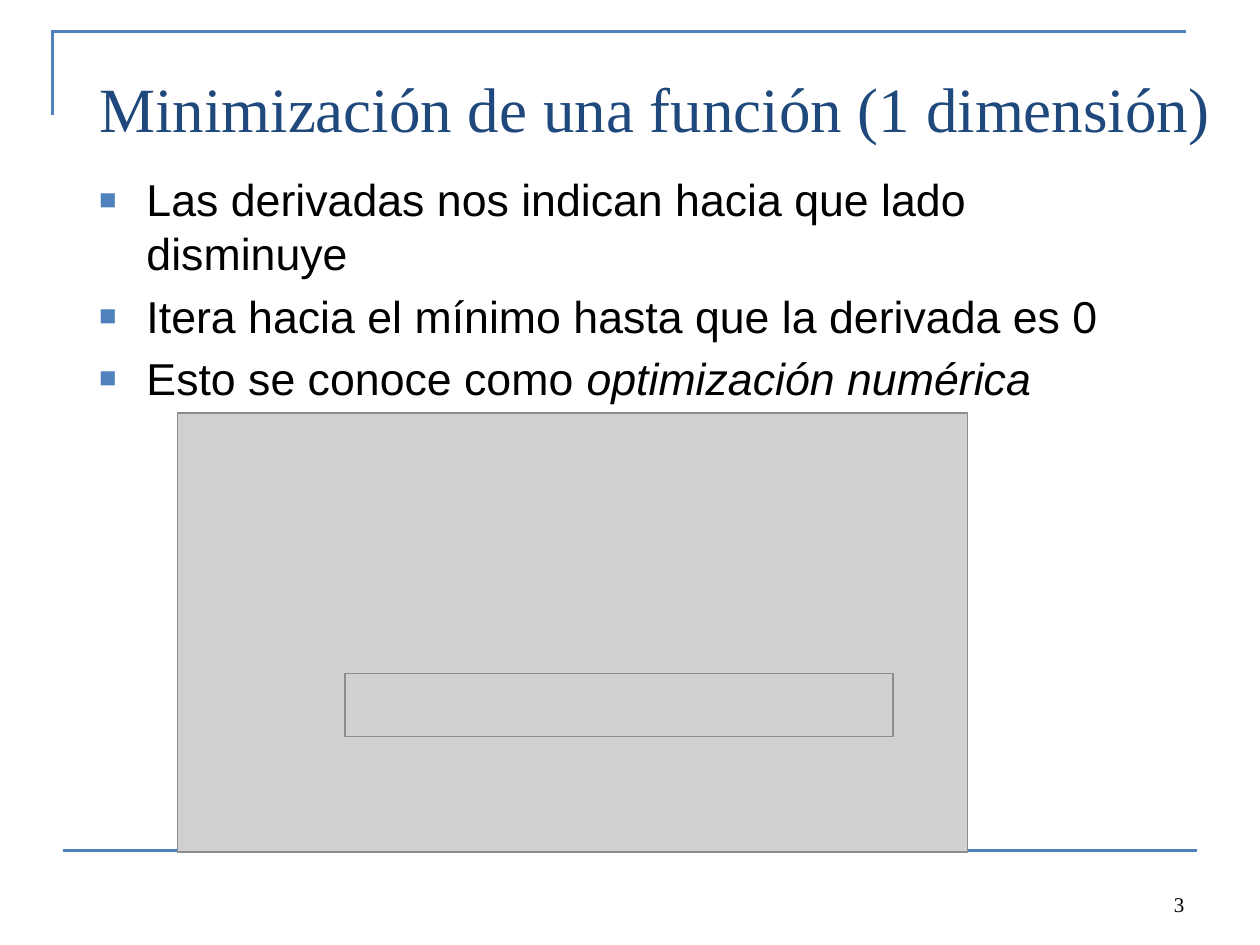
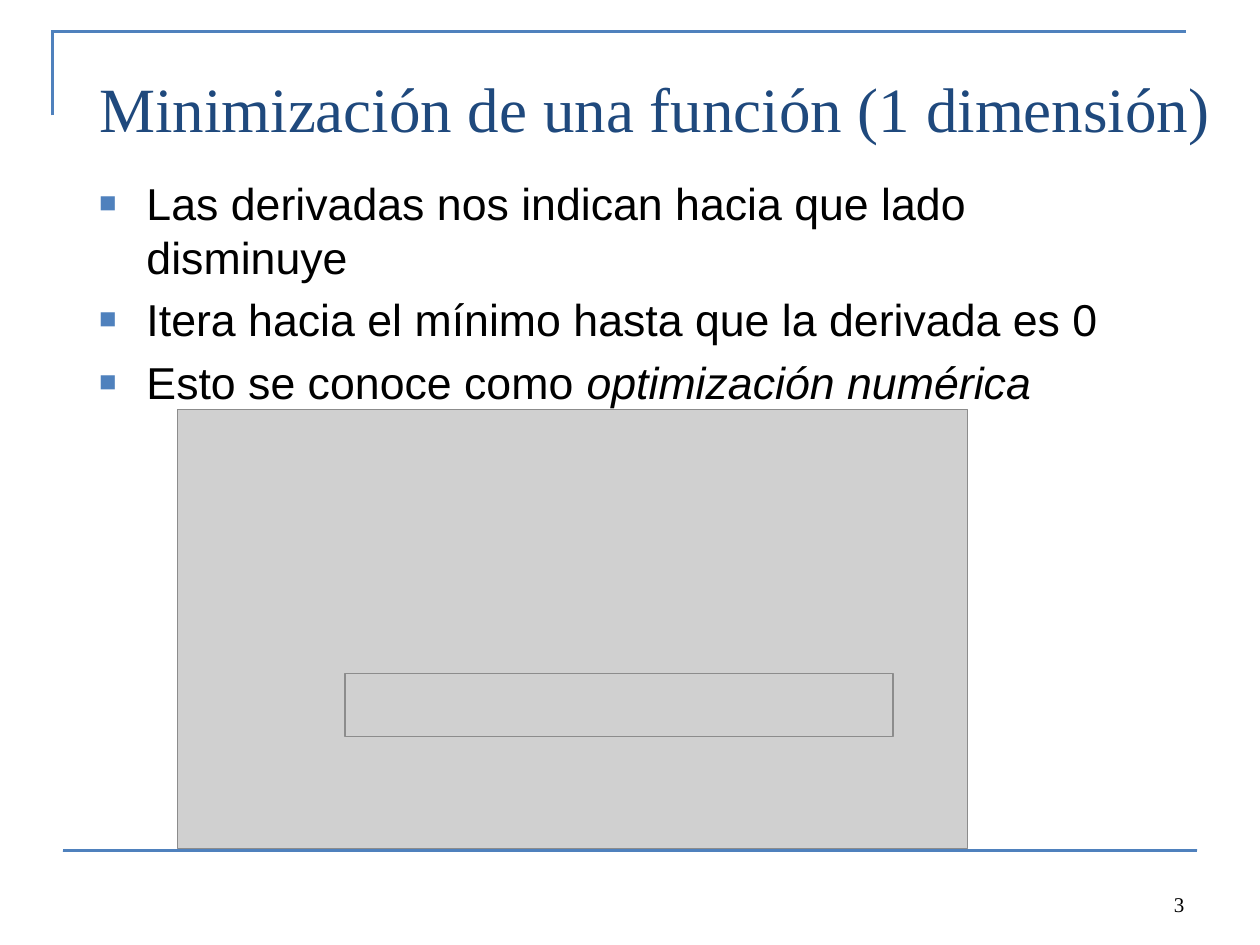
Before and after one commit to Cole-Monnahan-NOAA/tmb_workshop, a slide deck: slide 3 of day1/lecture1_optimization_spa.pptx. Drawn at 1260x945 pixels with LibreOffice and Linux fonts; fonts in the diff are those of the drawing; grey boxes stand for pictures. Boxes give left, top, right and bottom in pixels: in the first picture for what was removed or moved away, otherwise in the second. Text is boxed around its words. In the diff, an @@ line names an element or a change of style, - is before the commit and + after.

```diff
--- a/day1/lecture1_optimization_spa.pptx
+++ b/day1/lecture1_optimization_spa.pptx
@@ text "Las derivadas nos indican hacia ...": place and size @@
-text "Las derivadas nos indican hacia ..." at bbox=[146, 183, 1097, 404]
+text "Las derivadas nos indican hacia ..." at bbox=[146, 187, 1097, 408]
@@ picture: place and size @@
-picture at bbox=[178, 413, 968, 852]
+picture at bbox=[178, 410, 968, 848]
```
Also in this commit, not shown: 2 other slides changed, 1 other file.
